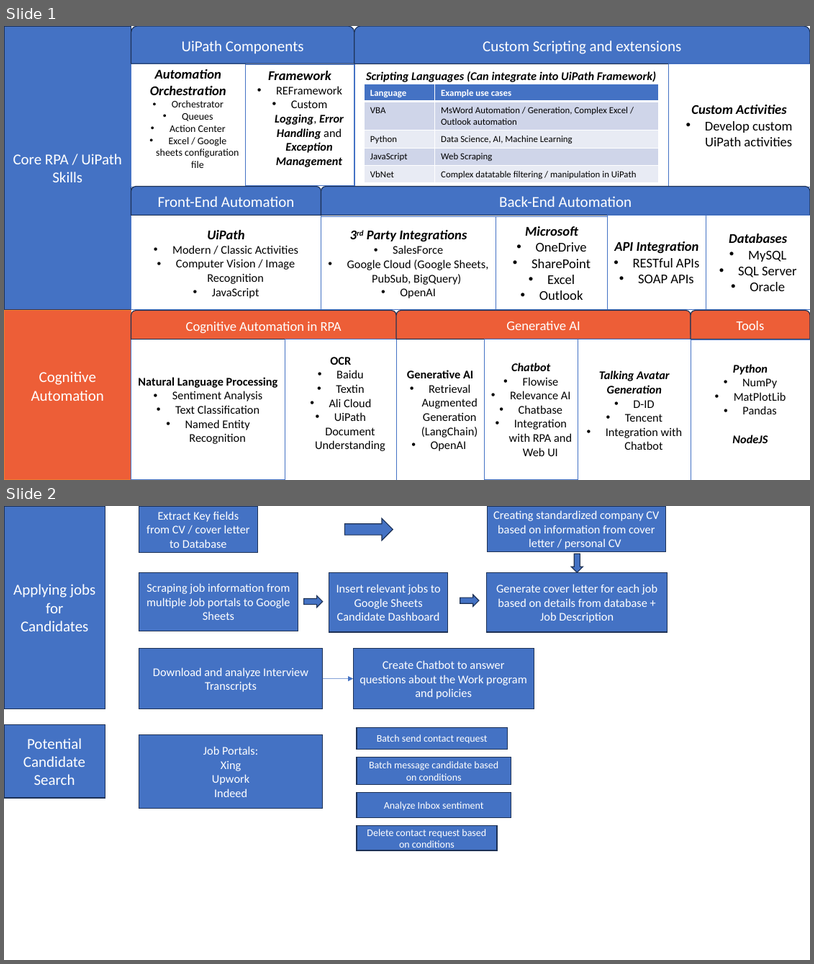
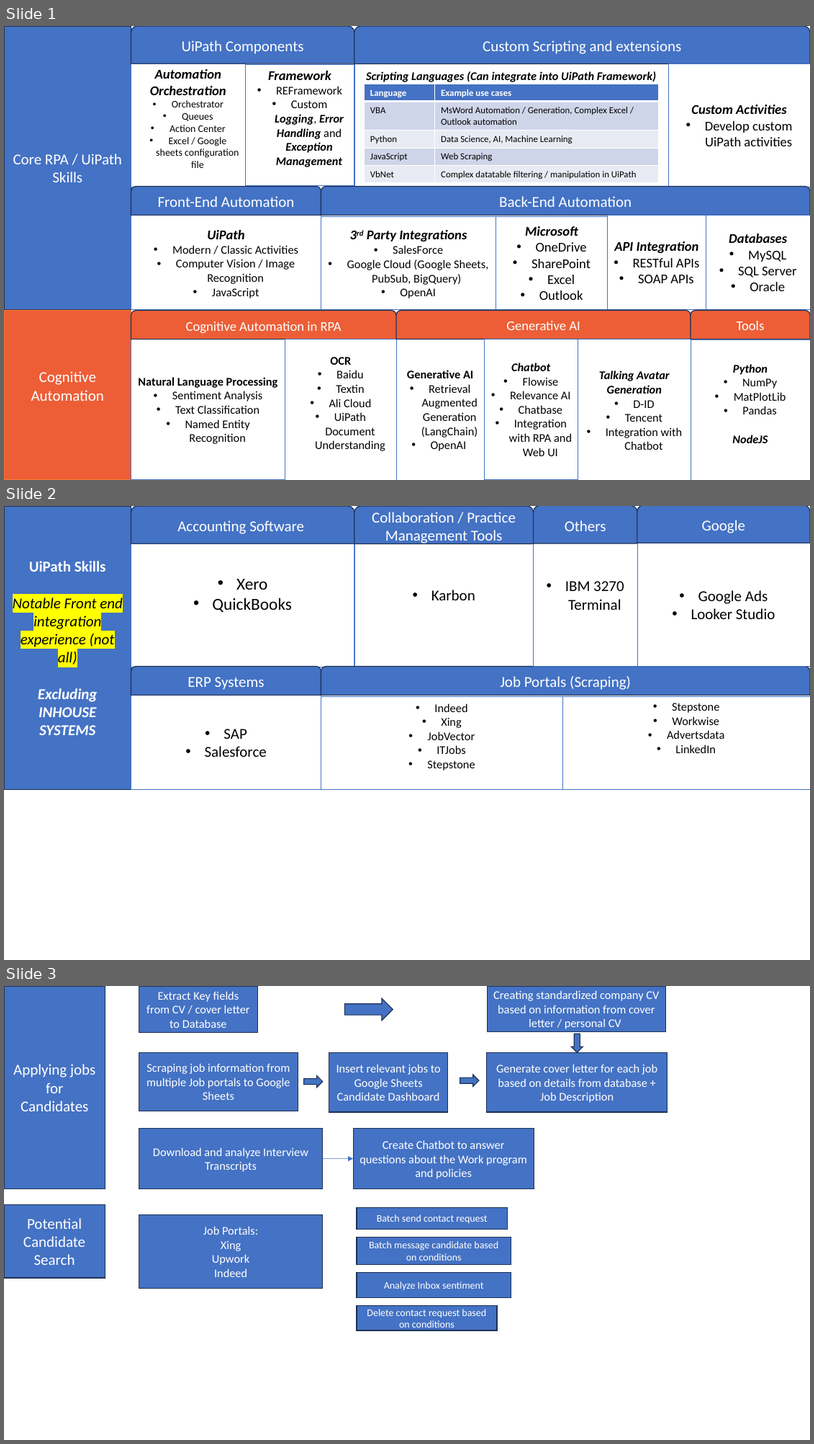
Before and after one commit to 113256/projects, a slide deck: Hyperautomation Stack.pptm. Shown one above the other, each under a label of ours: slides 1 and 2 before the commit, slides 1, 2 and 3 after it. The pictures are 814x964 and 814x1444 pixels, drawn with LibreOffice and Linux fonts; fonts in the diff are those of the drawing. Boxes give left, top, right and bottom in pixels: in the first picture for what was removed or moved away, otherwise in the second. Text is boxed around its words. In the diff, an @@ line names an element or a change of style, - is before the commit and + after.

Commit message:
add pdf test, add more ai projects, split rpa and ai experience, add frontend integration

```diff
--- a/Hyperautomation Stack.pptm
+++ b/Hyperautomation Stack.pptm
@@ slide 2 added at <box>4,506,810,960</box>, background #FFFFFF @@
@@ rectangle added at <box>4,507,131,790</box>, fill #4472C4, outline #1E3256 1 pt, 18 pt, text #000000, italic @@
+UiPath Skills
+Notable Front end integration experience (not all)
+Excluding INHOUSE SYSTEMS
@@ round same rect added at <box>131,506,354,543</box>, fill #4472C4, outline #1E3256 1 pt, 18 pt, text #FFFFFF @@
+Accounting Software
@@ round same rect added at <box>355,506,534,544</box>, fill #4472C4, outline #1E3256 1 pt, 18 pt, text #FFFFFF @@
+Collaboration / Practice Management Tools
@@ round same rect added at <box>534,506,638,543</box>, fill #4472C4, outline #1E3256 1 pt, 18 pt, text #FFFFFF @@
+Others
@@ round same rect added at <box>638,506,810,543</box>, fill #4472C4, outline #1E3256 1 pt, 18 pt, text #FFFFFF @@
+Google
@@ rectangle added at <box>131,543,354,667</box>, fill #FFFFFF, outline #4472C4 0.5 pt, 20 pt, text #000000 @@
+• Xero
+• QuickBooks
@@ rectangle added at <box>355,543,534,667</box>, fill #FFFFFF, outline #4472C4 0.5 pt, 18 pt, text #000000 @@
+• Karbon
@@ rectangle added at <box>534,543,638,666</box>, fill #FFFFFF, outline #4472C4 0.5 pt, 18 pt, text #000000 @@
+• IBM 3270 Terminal
@@ rectangle added at <box>638,543,810,667</box>, fill #FFFFFF, outline #4472C4 0.5 pt, 18 pt, text #000000 @@
+• Google Ads
+• Looker Studio
@@ round same rect added at <box>131,667,321,695</box>, fill #4472C4, outline #1E3256 1 pt, 18 pt, text #FFFFFF @@
+ERP Systems
@@ round same rect added at <box>321,667,810,695</box>, fill #4472C4, outline #1E3256 1 pt, 18 pt, text #FFFFFF @@
+Job Portals (Scraping)
@@ rectangle added at <box>131,695,321,789</box>, fill #FFFFFF, outline #4472C4 0.5 pt, 18 pt, text #000000 @@
+• SAP
+• Salesforce
@@ rectangle added at <box>321,696,563,789</box>, fill #FFFFFF, outline #4472C4 0.5 pt, 14 pt, text #000000 @@
+• Indeed
+• Xing
+• JobVector
+• ITJobs
+• Stepstone
@@ rectangle added at <box>563,696,810,789</box>, fill #FFFFFF, outline #4472C4 0.5 pt, 14 pt, text #000000 @@
+• Stepstone
+• Workwise
+• Advertsdata
+• LinkedIn
@@ what was slide 2 is now slide 3 @@
```
Also in this commit, not shown: 6 other files.
